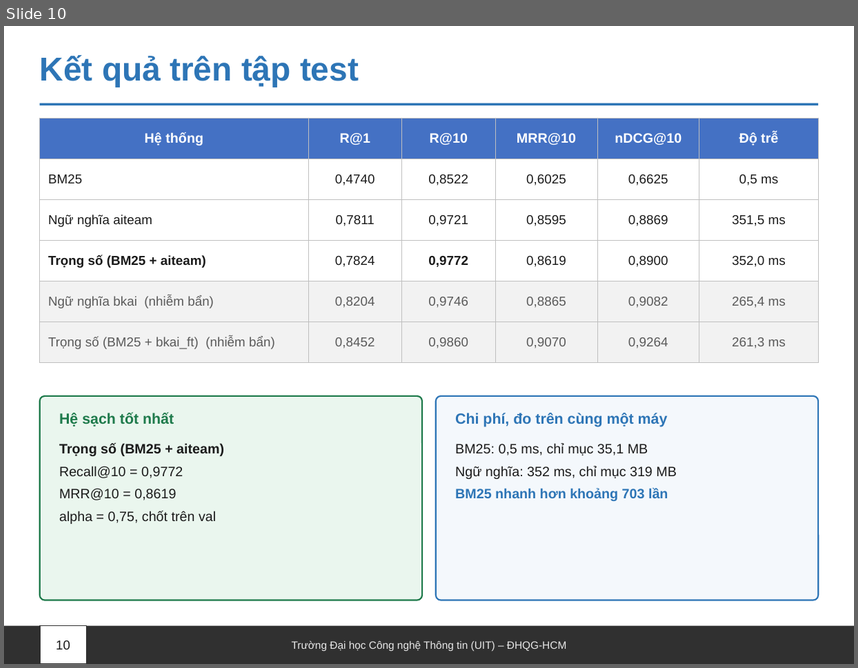
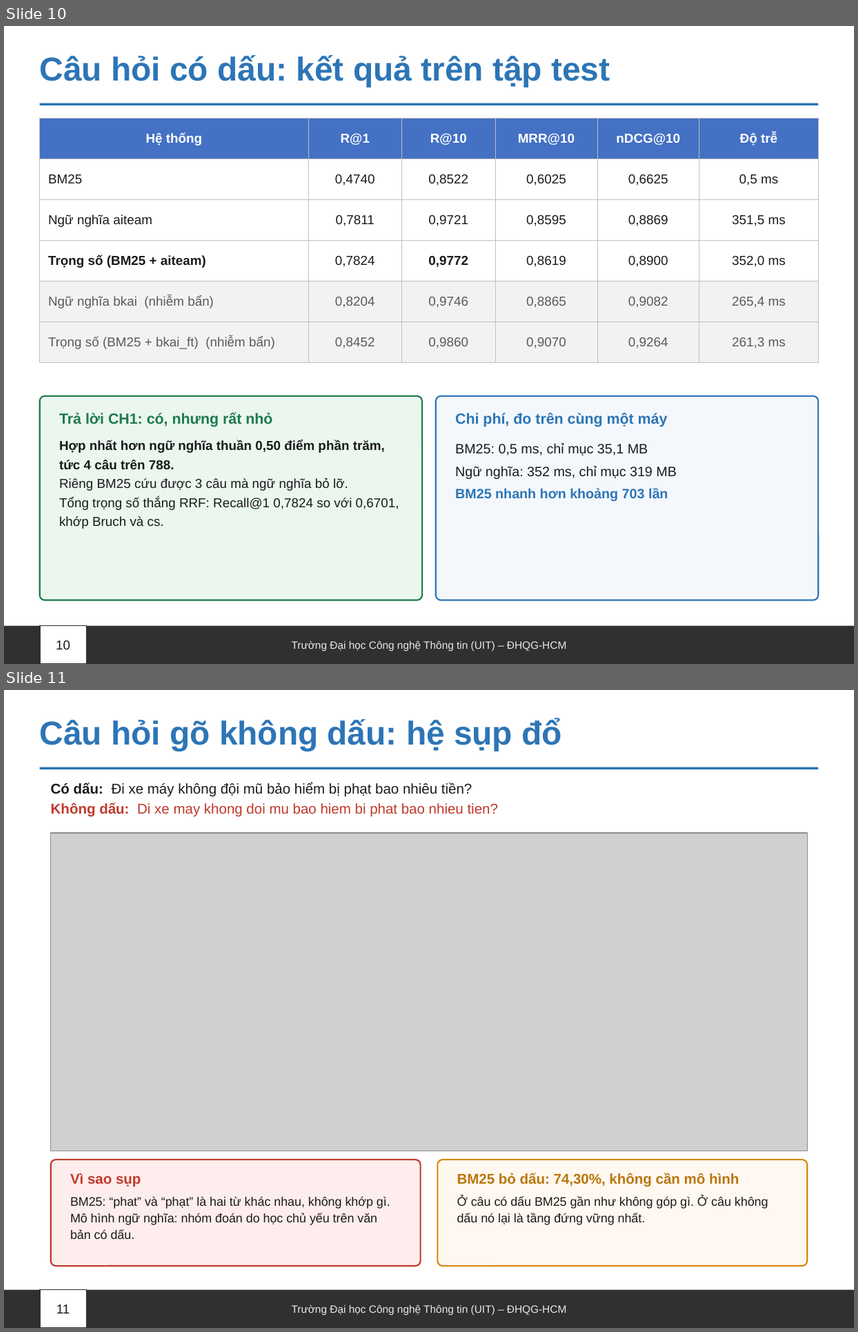
Before and after one commit to Messiac24/vietnamese-legal-retrieval-khong-dau, a slide deck: docs/slides/Nhom09_XLNNTN_BaoCao.pptx. Shown one above the other, each under a label of ours: slide 10 before the commit, slides 10 and 11 after it. The pictures are 858x668 and 858x1332 pixels, drawn with LibreOffice and Linux fonts; fonts in the diff are those of the drawing; grey boxes stand for pictures. Boxes give left, top, right and bottom in pixels: in the first picture for what was removed or moved away, otherwise in the second. Text is boxed around its words. In the diff, an @@ line names an element or a change of style, - is before the commit and + after.

Commit message:
docs: doi ten de tai, them nghien cuu truoc, sap lai slide cho 7 phut
- Ten moi: Truy hoi dieu luat tieng Viet cho cau hoi go khong dau: phuc hoi
  dau, truy hoi lai va kiem toan ro ri du lieu
- NGHIEN_CUU_LIEN_QUAN.md: 27 nguon da doi chieu, bon khoang trong, hai cau
  hoi nghien cuu, ket qua dat canh nghien cuu truoc
- Slide: 13 slide chinh va 4 phu luc. Them nghien cuu truoc, khoang trong,
  hai slide cau khong dau. Chia doan, bang bon o, phan tich loi chuyen xuong
  phu luc. Tai lieu tham khao doc thang tu NGHIEN_CUU_LIEN_QUAN.md

```diff
--- a/docs/slides/Nhom09_XLNNTN_BaoCao.pptx
+++ b/docs/slides/Nhom09_XLNNTN_BaoCao.pptx
@@ slide 11 added at (x1=4, y1=690, x2=854, y2=1328), background #FFFFFF @@
@@ text added at (x1=40, y1=718, x2=562, y2=751), 28 pt, text #2D75B6, bold @@
+Câu hỏi gõ không dấu: hệ sụp đổ
@@ line added from (40, 768) to (818, 768), #2D75B6 2 pt @@
@@ text added at (x1=51, y1=782, x2=498, y2=817), 12 pt, text #C0392B @@
+Có dấu: Đi xe máy không đội mũ bảo hiểm bị phạt bao nhiêu tiền?
+Không dấu: Di xe may khong doi mu bao hiem bi phat bao nhieu tien?
@@ picture added at (x1=51, y1=833, x2=807, y2=1151) @@
@@ rounded rectangle added at (x1=51, y1=1159, x2=421, y2=1265), fill #FDEDEC, outline #C0392B 1.25 pt @@
@@ rounded rectangle added at (x1=437, y1=1159, x2=807, y2=1265), fill #FFF8F0, outline #D68910 1.25 pt @@
@@ text added at (x1=70, y1=1173, x2=141, y2=1187), 12 pt, text #C0392B, bold @@
+Vì sao sụp
@@ text added at (x1=457, y1=1172, x2=739, y2=1187), 12 pt, text #B9770E, bold @@
+BM25 bỏ dấu: 74,30%, không cần mô hình
@@ text added at (x1=70, y1=1196, x2=390, y2=1239), 10.5 pt, text #1A1A1A @@
+BM25: “phat” và “phạt” là hai từ khác nhau, không khớp gì. Mô hình ngữ nghĩa: nhóm đoán do học chủ yếu trên văn bản có dấu.
@@ text added at (x1=457, y1=1196, x2=769, y2=1225), 10.5 pt, text #1A1A1A @@
+Ở câu có dấu BM25 gần như không góp gì. Ở câu không dấu nó lại là tầng đứng vững nhất.
@@ rectangle added at (x1=4, y1=1290, x2=854, y2=1328), fill #303030 @@
@@ rectangle added at (x1=40, y1=1290, x2=87, y2=1328), fill #FFFFFF, outline #303030 1 pt @@
@@ text added at (x1=56, y1=1304, x2=70, y2=1313), 11 pt, text #1A1A1A @@
+11
@@ text added at (x1=292, y1=1304, x2=566, y2=1314), 9 pt, text #E8E8E8 @@
+Trường Đại học Công nghệ Thông tin (UIT) – ĐHQG-HCM
@@ slide 10 changed as well @@
@@ text at (x1=40, y1=55, x2=610, y2=87): text changed @@
-Kết quả trên tập test
+Câu hỏi có dấu: kết quả trên tập test
@@ table at (x1=40, y1=118, x2=818, y2=352) @@
@@ size 11.5 to 11 pt in "Hệ thống", "R@1", "R@10", "MRR@10" and 2 more places @@
@@ text at (x1=59, y1=412, x2=272, y2=427): text changed @@
-Hệ sạch tốt nhất
+Trả lời CH1: có, nhưng rất nhỏ
@@ text at (x1=59, y1=440, x2=399, y2=528): text changed; size 11.5 to 11 pt @@
-Trọng số (BM25 + aiteam)
-Recall@10 = 0,9772
-MRR@10 = 0,8619
-alpha = 0,75, chốt trên val
+Hợp nhất hơn ngữ nghĩa thuần 0,50 điểm phần trăm, tức 4 câu trên 788.
+Riêng BM25 cứu được 3 câu mà ngữ nghĩa bỏ lỡ.
+Tổng trọng số thắng RRF: Recall@1 0,7824 so với 0,6701, khớp Bruch và cs.
```
Also in this commit, not shown: 11 other slides changed, 4 other slides added, 1 slide removed, 5 other files.
